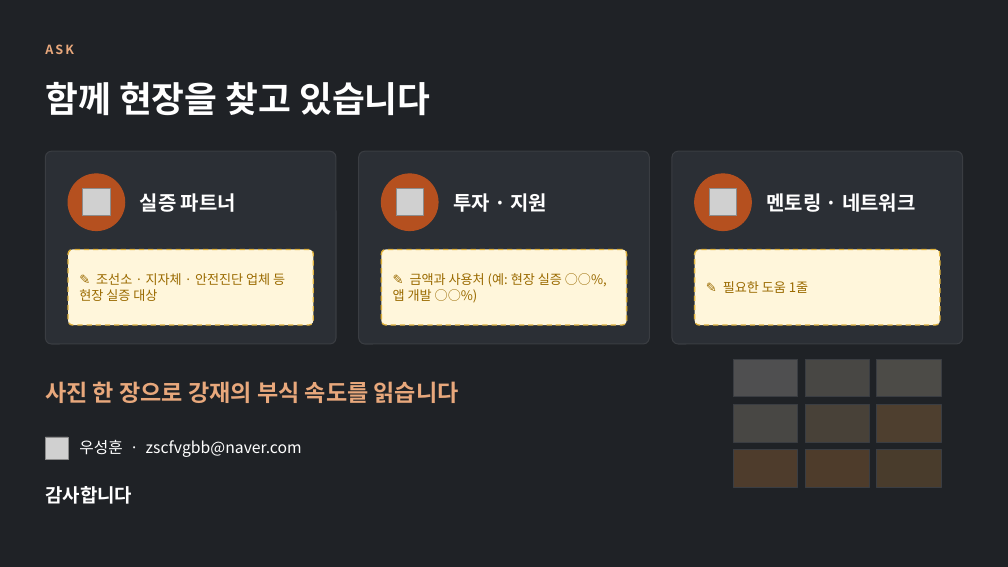
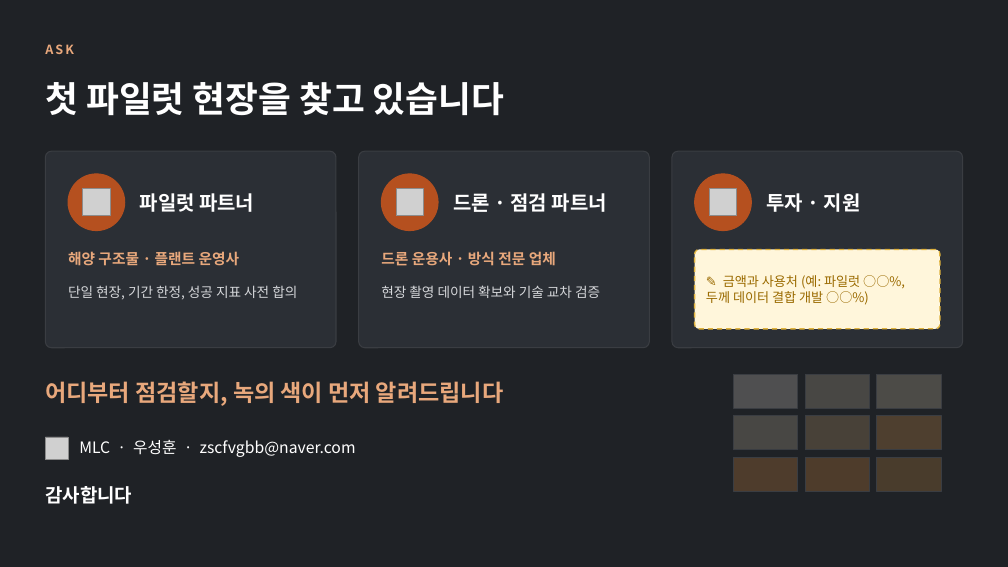
Before and after one commit to zscfvgbb-cmyk/PPT, a slide deck: slide 11 of A-STREAM2026_IR_pitch.pptx (slide 10 before the commit). Drawn at 1008x567 pixels with LibreOffice and Linux fonts; fonts in the diff are those of the drawing; grey boxes stand for pictures. Boxes give left, top, right and bottom in pixels: in the first picture for what was removed or moved away, otherwise in the second. Text is boxed around its words. In the diff, an @@ line names an element or a change of style, - is before the commit and + after.

```diff
--- a/A-STREAM2026_IR_pitch.pptx
+++ b/A-STREAM2026_IR_pitch.pptx
@@ text at <box>45,82,504,116</box>: text changed @@
-함께 현장을 찾고 있습니다
+첫 파일럿 현장을 찾고 있습니다
@@ rounded rectangle: place and size @@
-rounded rectangle at <box>45,151,336,344</box>
+rounded rectangle at <box>45,151,336,348</box>
@@ rounded rectangle: place and size @@
-rounded rectangle at <box>358,151,649,344</box>
+rounded rectangle at <box>358,151,649,348</box>
@@ rounded rectangle: place and size @@
-rounded rectangle at <box>672,151,963,344</box>
+rounded rectangle at <box>672,151,963,348</box>
@@ text at <box>140,193,254,212</box>: text changed @@
-실증 파트너
+파일럿 파트너
@@ text at <box>453,193,607,212</box>: text changed @@
-투자 · 지원
+드론 · 점검 파트너
@@ text at <box>766,193,861,212</box>: text changed @@
-멘토링 · 네트워크
+투자 · 지원
@@ rounded rectangle removed at <box>68,250,313,325</box> @@
@@ text added at <box>68,251,240,266</box>, 14 pt, text #E8A87C, bold @@
+해양 구조물 · 플랜트 운영사
@@ rounded rectangle removed at <box>381,250,626,325</box> @@
@@ text added at <box>381,251,556,266</box>, 14 pt, text #E8A87C, bold @@
+드론 운용사 · 방식 전문 업체
@@ rounded rectangle: place and size @@
-rounded rectangle at <box>695,250,940,325</box>
+rounded rectangle at <box>695,250,940,329</box>
@@ rounded rectangle at <box>695,250,940,329</box>: proportions changed @@
@@ text "단일 현장, 기간 한정, 성공 ..." at <box>68,285,297,299</box>: vertical alignment middle to top @@
@@ text at <box>68,285,297,299</box>: text changed; size 12.5 to 13 pt; text colour #9A6A00 to #D5D7DA @@
-✎ 조선소 · 지자체 · 안전진단 업체 등 현장 실증 대상
+단일 현장, 기간 한정, 성공 지표 사전 합의
@@ text at <box>381,285,600,298</box>: text changed; size 12.5 to 13 pt; text colour #9A6A00 to #D5D7DA @@
-✎ 금액과 사용처 (예: 현장 실증 ○○%, 앱 개발 ○○%)
+현장 촬영 데이터 확보와 기술 교차 검증
@@ text "현장 촬영 데이터 확보와 기술 ..." at <box>381,285,600,298</box>: vertical alignment middle to top @@
@@ text at <box>706,275,860,303</box>: text changed @@
-✎ 필요한 도움 1줄
+✎ 금액과 사용처 (예: 파일럿 ○○%, 두께 데이터 결합 개발 ○○%)
@@ text at <box>45,381,503,406</box>: text changed @@
-사진 한 장으로 강재의 부식 속도를 읽습니다
+어디부터 점검할지, 녹의 색이 먼저 알려드립니다
@@ rectangle: place and size @@
-rectangle at <box>734,359,798,397</box>
+rectangle at <box>734,374,798,408</box>
@@ rectangle: place and size @@
-rectangle at <box>805,359,870,397</box>
+rectangle at <box>805,374,870,408</box>
@@ rectangle: place and size @@
-rectangle at <box>877,359,941,397</box>
+rectangle at <box>877,374,941,408</box>
@@ 3 rectangles: place and size @@
-3 rectangles at <box>734,405,941,442</box>
+3 rectangles at <box>734,416,941,450</box>
@@ text at <box>79,440,356,457</box>: text changed @@
-우성훈 · zscfvgbb@naver.com
+MLC · 우성훈 · zscfvgbb@naver.com
@@ 3 rectangles: place and size @@
-3 rectangles at <box>734,450,941,488</box>
+3 rectangles at <box>734,457,941,492</box>
```
Also in this commit, not shown: 2 other slides changed, 8 slides added, 7 slides removed, 5 other files.
